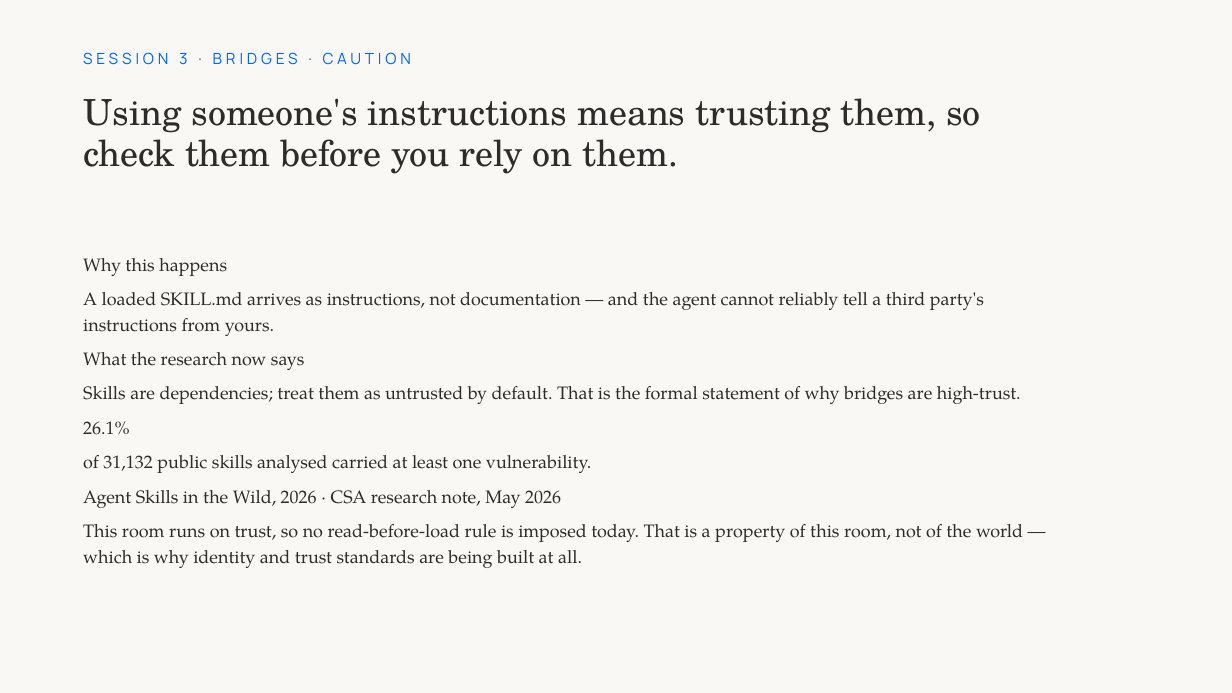
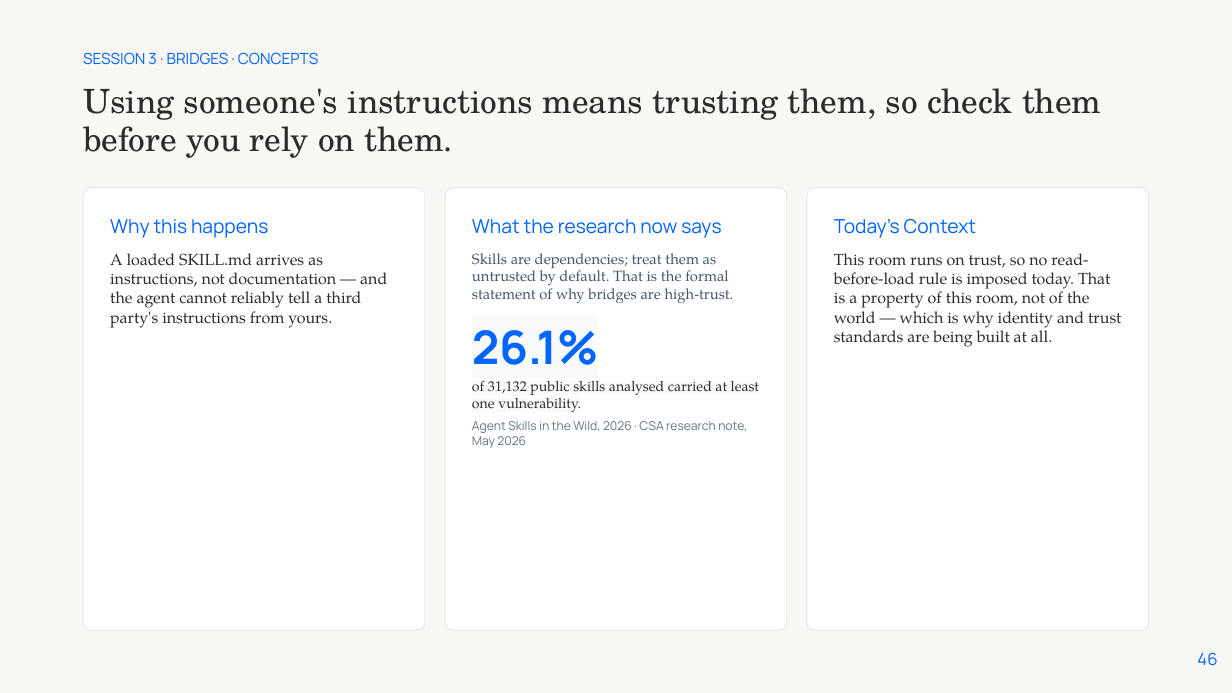
Before and after one commit to protocolvision/workshop-kitkraft, a slide deck: slide 46 of workshop-dev/slides/ai-kitcraft-slides-editable.pptx (slide 42 before the commit). Drawn at 1232x693 pixels with LibreOffice and Linux fonts; fonts in the diff are those of the drawing; background and template pictures are left out. Boxes give left, top, right and bottom in pixels: in the first picture for what was removed or moved away, otherwise in the second. Text is boxed around its words. In the diff, an @@ line names an element or a change of style, - is before the commit and + after.

```diff
--- a/workshop-dev/slides/ai-kitcraft-slides-editable.pptx
+++ b/workshop-dev/slides/ai-kitcraft-slides-editable.pptx
@@ text at (x1=83, y1=52, x2=318, y2=65): text changed @@
-SESSION 3 · BRIDGES · CAUTION
+SESSION 3 · BRIDGES · CONCEPTS
@@ title "Using someone's instructions means trusting ..." moved from (x1=83, y1=98, x2=981, y2=174) to (x1=83, y1=88, x2=1102, y2=158) @@
@@ title "Using someone's instructions means trusting ..." at (x1=83, y1=88, x2=1102, y2=158): size 28 to 26 pt @@
@@ rounded rectangle added at (x1=83, y1=188, x2=425, y2=630), fill #FFFFFF, outline #E2E8F0 0.75 pt @@
@@ rounded rectangle added at (x1=445, y1=188, x2=787, y2=630), fill #FFFFFF, outline #E2E8F0 0.75 pt @@
@@ rounded rectangle added at (x1=807, y1=188, x2=1149, y2=630), fill #FFFFFF, outline #E2E8F0 0.75 pt @@
@@ text added at (x1=110, y1=219, x2=387, y2=328), 12.5 pt, text #2C2C2A @@
+Why this happens
+A loaded SKILL.md arrives as instructions, not documentation — and the agent cannot reliably tell a third party's instructions from yours.
@@ text added at (x1=472, y1=219, x2=759, y2=448), 11.5 pt, text #475569 @@
+What the research now says
+Skills are dependencies; treat them as untrusted by default. That is the formal statement of why bridges are high-trust.
+26.1%
+of 31,132 public skills analysed carried at least one vulnerability.
+Agent Skills in the Wild, 2026 · CSA research note, May 2026
@@ text added at (x1=834, y1=219, x2=1121, y2=347), 12.5 pt, text #2C2C2A @@
+Today's Context
+This room runs on trust, so no read-before-load rule is imposed today. That is a property of this room, not of the world — which is why identity and trust standards are being built at all.
@@ text removed at (x1=83, y1=258, x2=1023, y2=568) @@
-Why this happens
-A loaded SKILL.md arrives as instructions, not documentation — and the agent cannot reliably tell a third party's instructions from yours.
-What the research now says
-Skills are dependencies; treat them as untrusted by default. That is the formal statement of why bridges are high-trust.
-26.1%
-of 31,132 public skills analysed carried at least one vulnerability.
-Agent Skills in the Wild, 2026 · CSA research note, May 2026
-This room runs on trust, so no read-before-load rule is imposed today. That is a property of this room, not of the world — which is why identity and trust standards are being built at all.
@@ page number added at (x1=1197, y1=652, x2=1217, y2=666), 13 pt, text #0064FF @@
+46
```
Also in this commit, not shown: 41 other slides changed, 14 slides added, 15 slides removed, 1 other file.
